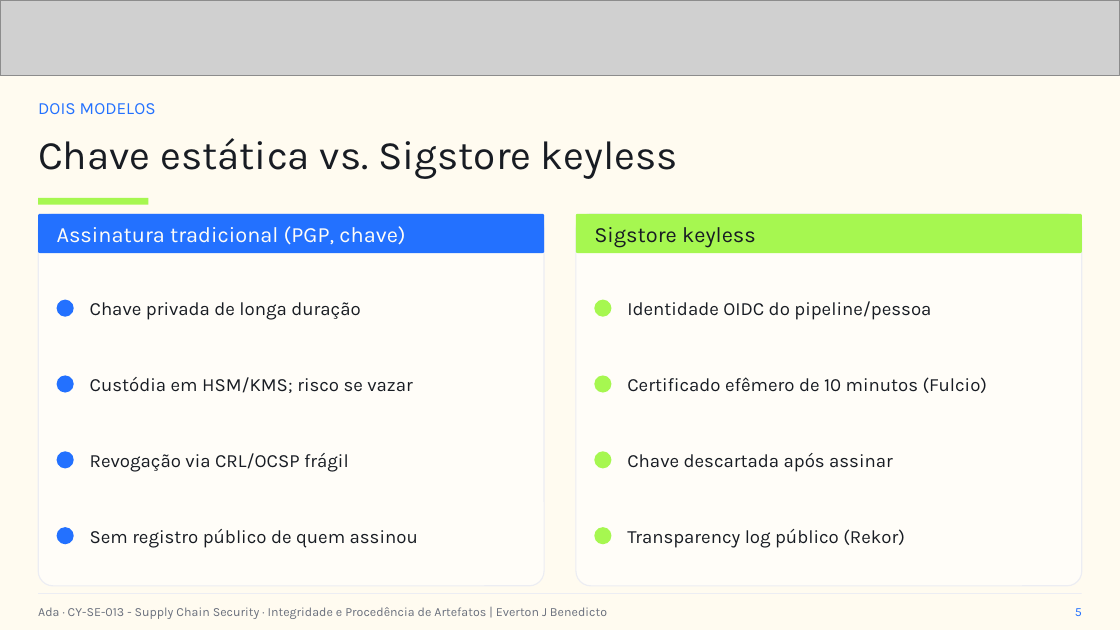
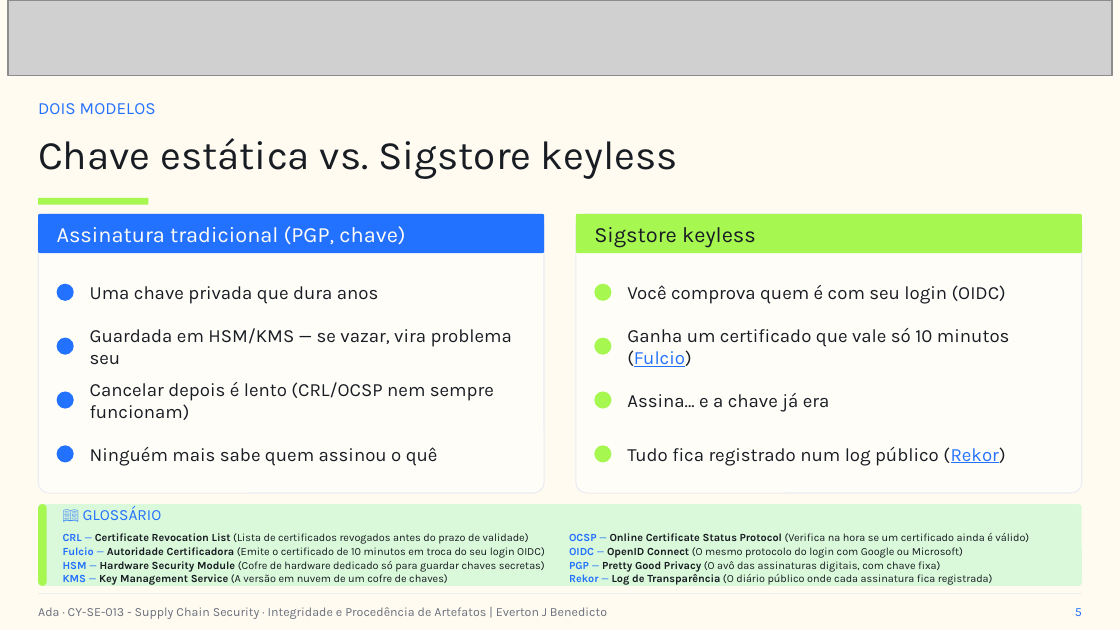
Before and after one commit to everton-dev/AdaTech.Aulas, a slide deck: slide 6 of CY-SE-013 - Supply Chain Security/slides/Aula_07_Integridade_e_Procedencia_de_Artefatos.pptx (slide 5 before the commit). Drawn at 1120x630 pixels with LibreOffice and Linux fonts; fonts in the diff are those of the drawing; grey boxes stand for pictures. Boxes give left, top, right and bottom in pixels: in the first picture for what was removed or moved away, otherwise in the second. Text is boxed around its words. In the diff, an @@ line names an element or a change of style, - is before the commit and + after.

```diff
--- a/CY-SE-013 - Supply Chain Security/slides/Aula_07_Integridade_e_Procedencia_de_Artefatos.pptx
+++ b/CY-SE-013 - Supply Chain Security/slides/Aula_07_Integridade_e_Procedencia_de_Artefatos.pptx
@@ picture: place and size @@
-picture at (0, 0, 1120, 75)
+picture at (8, 0, 1112, 75)
@@ rounded rectangle: place and size @@
-rounded rectangle at (38, 214, 544, 586)
+rounded rectangle at (38, 214, 544, 493)
@@ rounded rectangle: place and size @@
-rounded rectangle at (576, 214, 1082, 586)
+rounded rectangle at (576, 214, 1082, 493)
@@ ellipse: place and size @@
-ellipse at (56, 299, 73, 316)
+ellipse at (56, 283, 73, 300)
@@ text at (90, 286, 379, 304): text changed @@
-Chave privada de longa duração
+Uma chave privada que dura anos
@@ ellipse: place and size @@
-ellipse at (595, 299, 612, 316)
+ellipse at (595, 283, 612, 300)
@@ text at (627, 285, 1006, 304): text changed @@
-Identidade OIDC do pipeline/pessoa
+Você comprova quem é com seu login (OIDC)
@@ text at (90, 328, 512, 365): text changed @@
-Custódia em HSM/KMS; risco se vazar
+Guardada em HSM/KMS — se vazar, vira problema seu
@@ text at (627, 328, 1010, 367): text changed @@
-Certificado efêmero de 10 minutos (Fulcio)
+Ganha um certificado que vale só 10 minutos (Fulcio)
@@ ellipse: place and size @@
-ellipse at (56, 375, 73, 392)
+ellipse at (56, 337, 73, 354)
@@ ellipse: place and size @@
-ellipse at (595, 375, 612, 392)
+ellipse at (595, 337, 612, 354)
@@ text at (90, 382, 494, 420): text changed @@
-Revogação via CRL/OCSP frágil
+Cancelar depois é lento (CRL/OCSP nem sempre funcionam)
@@ ellipse: place and size @@
-ellipse at (56, 451, 73, 468)
+ellipse at (56, 392, 73, 409)
@@ ellipse: place and size @@
-ellipse at (595, 451, 612, 468)
+ellipse at (595, 392, 612, 409)
@@ text at (627, 393, 830, 412): text changed @@
-Chave descartada após assinar
+Assina... e a chave já era
@@ ellipse: place and size @@
-ellipse at (56, 528, 73, 544)
+ellipse at (56, 446, 73, 463)
@@ text at (90, 447, 438, 466): text changed @@
-Sem registro público de quem assinou
+Ninguém mais sabe quem assinou o quê
@@ ellipse: place and size @@
-ellipse at (595, 528, 612, 544)
+ellipse at (595, 446, 612, 463)
@@ text at (627, 447, 1005, 466): text changed @@
-Transparency log público (Rekor)
+Tudo fica registrado num log público (Rekor)
@@ rounded rectangle added at (38, 504, 1082, 586), fill #DAF9DA @@
@@ rounded rectangle added at (38, 504, 47, 586), fill #A6F750 @@
@@ text added at (83, 506, 162, 520), 10 pt, text #2371FF @@
+📖 GLOSSÁRIO
@@ text added at (63, 533, 545, 585), 7 pt, text #181C23 @@
+CRL — Certificate Revocation List (Lista de certificados revogados antes do prazo de validade)
+Fulcio — Autoridade Certificadora (Emite o certificado de 10 minutos em troca do seu login OIDC)
+HSM — Hardware Security Module (Cofre de hardware dedicado só para guardar chaves secretas)
+KMS — Key Management Service (A versão em nuvem de um cofre de chaves)
@@ text added at (569, 533, 1029, 585), 7 pt, text #181C23 @@
+OCSP — Online Certificate Status Protocol (Verifica na hora se um certificado ainda é válido)
+OIDC — OpenID Connect (O mesmo protocolo do login com Google ou Microsoft)
+PGP — Pretty Good Privacy (O avô das assinaturas digitais, com chave fixa)
+Rekor — Log de Transparência (O diário público onde cada assinatura fica registrada)
```
Also in this commit, not shown: 12 other slides changed, 6 slides added, 9 other files.
